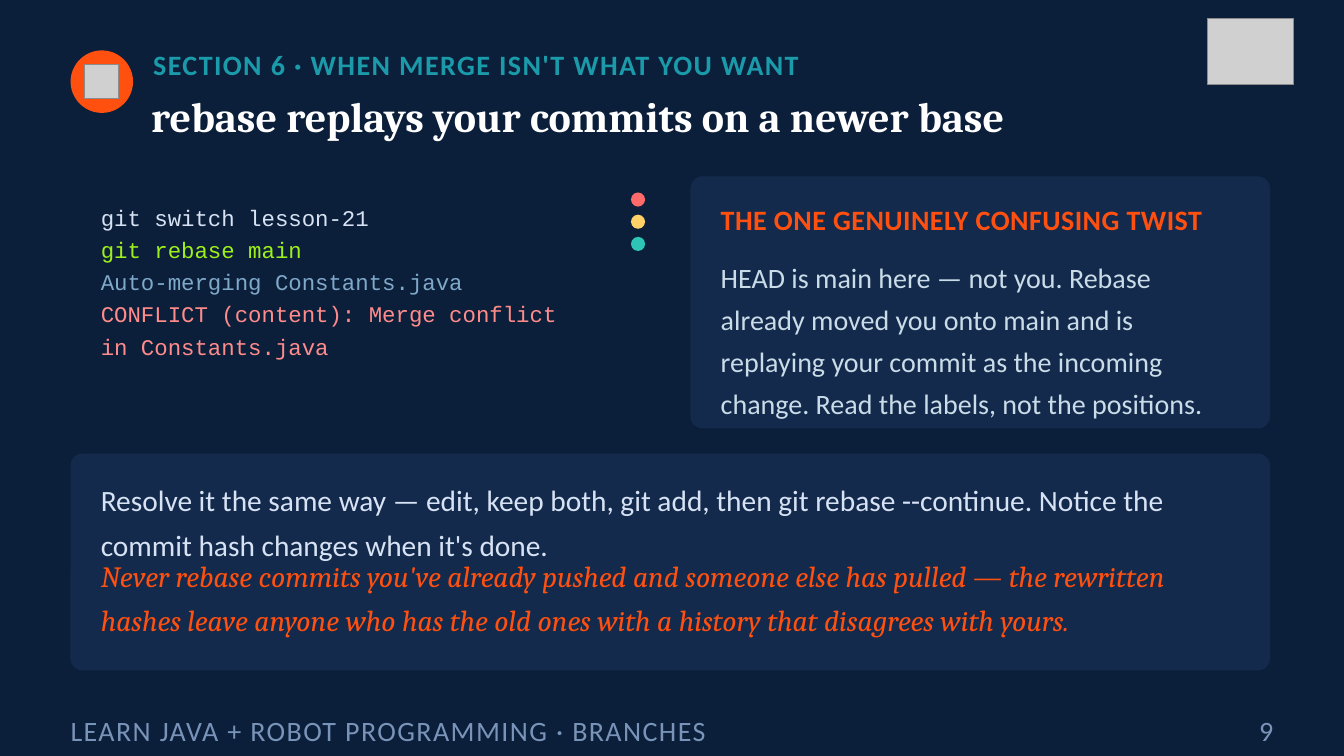
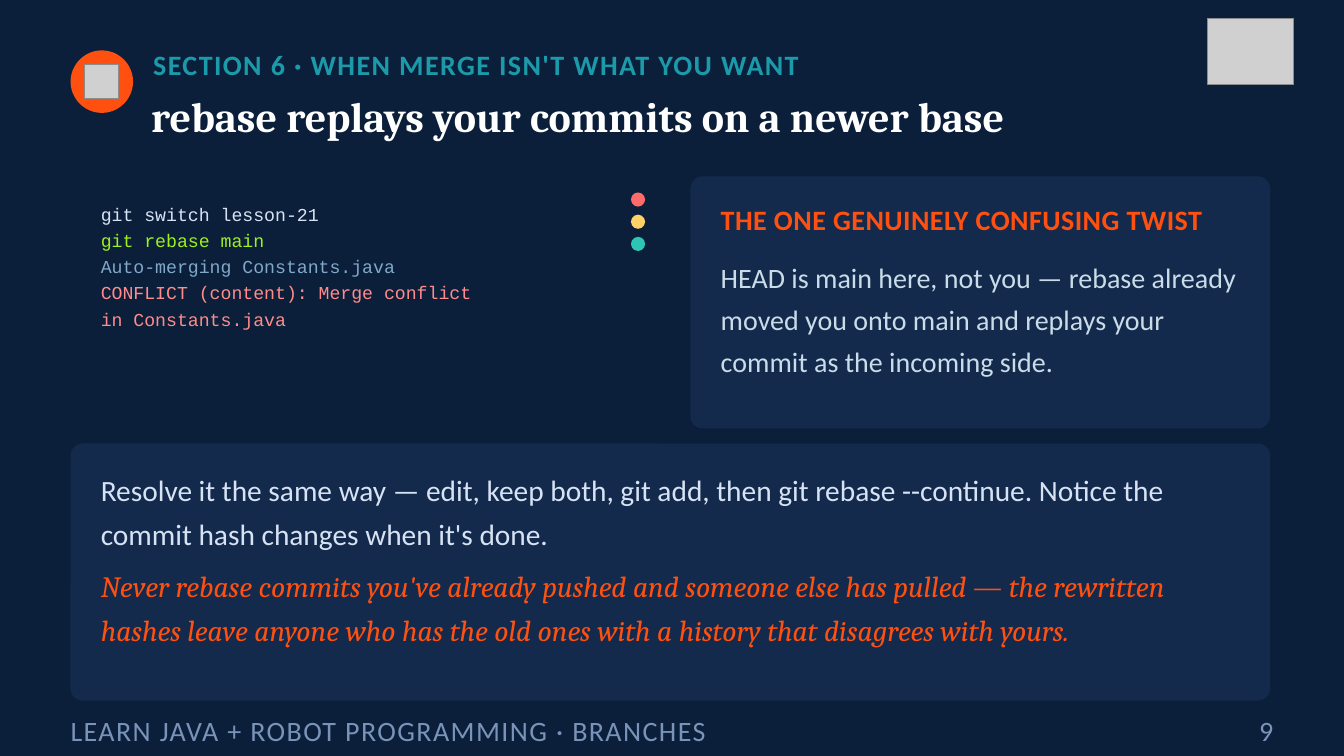
Before and after one commit to FRC5010/BasicRobotLessons, a slide deck: slide 9 of docs/presentations/v3/aside-git-branching.pptx. Drawn at 1344x756 pixels with LibreOffice and Linux fonts; fonts in the diff are those of the drawing; grey boxes stand for pictures. Boxes give left, top, right and bottom in pixels: in the first picture for what was removed or moved away, otherwise in the second. Text is boxed around its words. In the diff, an @@ line names an element or a change of style, - is before the commit and + after.

```diff
--- a/docs/presentations/v3/aside-git-branching.pptx
+++ b/docs/presentations/v3/aside-git-branching.pptx
@@ text "git switch lesson-21" at (x1=101, y1=208, x2=471, y2=330): size 16 to 13 pt @@
@@ text at (x1=721, y1=268, x2=1236, y2=377): text changed @@
-HEAD is main here — not you. Rebase already moved you onto main and is replaying your commit as the incoming change. Read the labels, not the positions.
+HEAD is main here, not you — rebase already moved you onto main and replays your commit as the incoming side.
@@ rounded rectangle resized from (x1=71, y1=454, x2=1270, y2=670) to (x1=71, y1=444, x2=1270, y2=701) @@
@@ rounded rectangle at (x1=71, y1=444, x2=1270, y2=701): proportions changed @@
@@ text "Resolve it the same way ..." moved from (x1=101, y1=490, x2=1163, y2=561) to (x1=101, y1=480, x2=1163, y2=550) @@
@@ text "Never rebase commits you've already ..." rewrapped from (x1=101, y1=560, x2=1164, y2=638) to (x1=101, y1=576, x2=1164, y2=648) @@
```
Also in this commit, not shown: 8 other slides changed, 8 other files.
